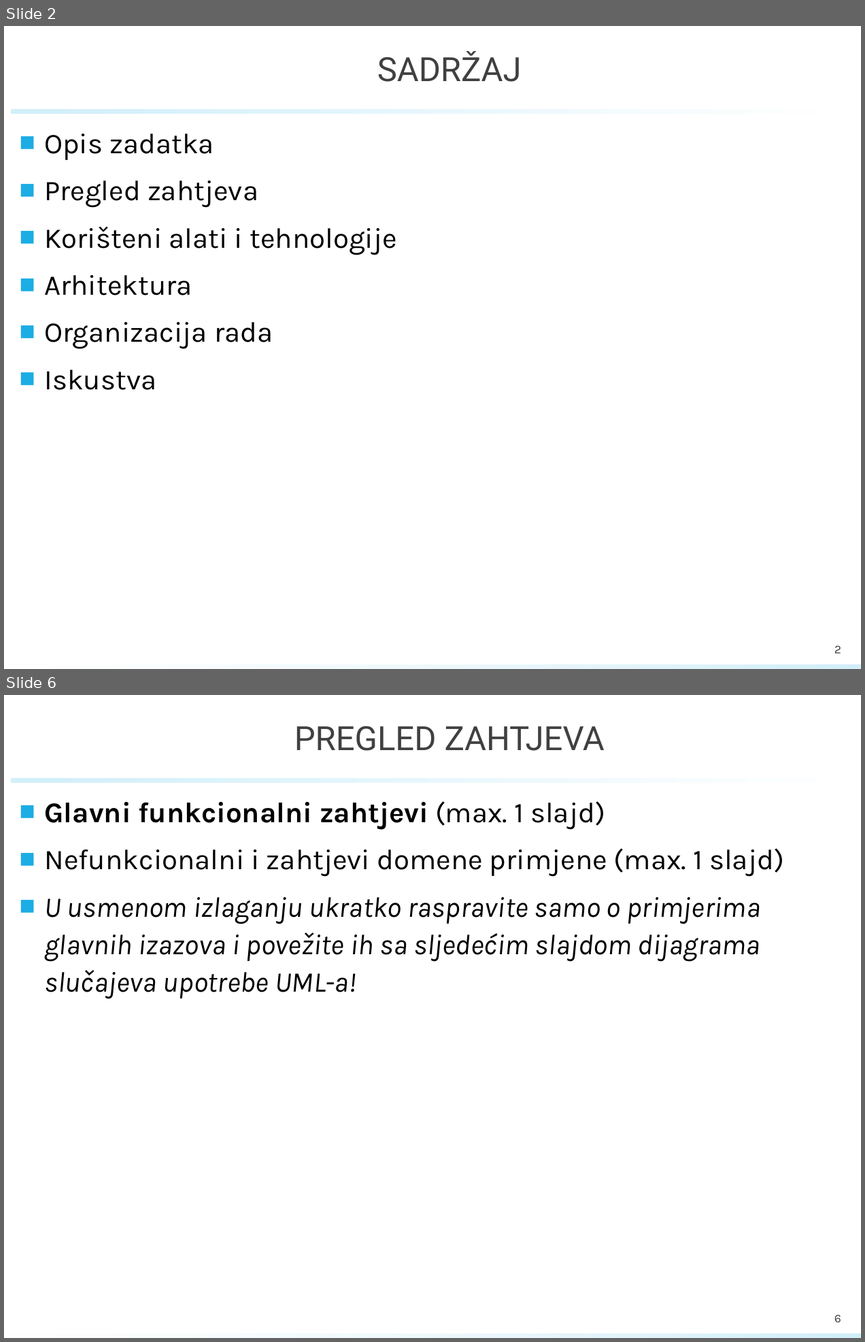
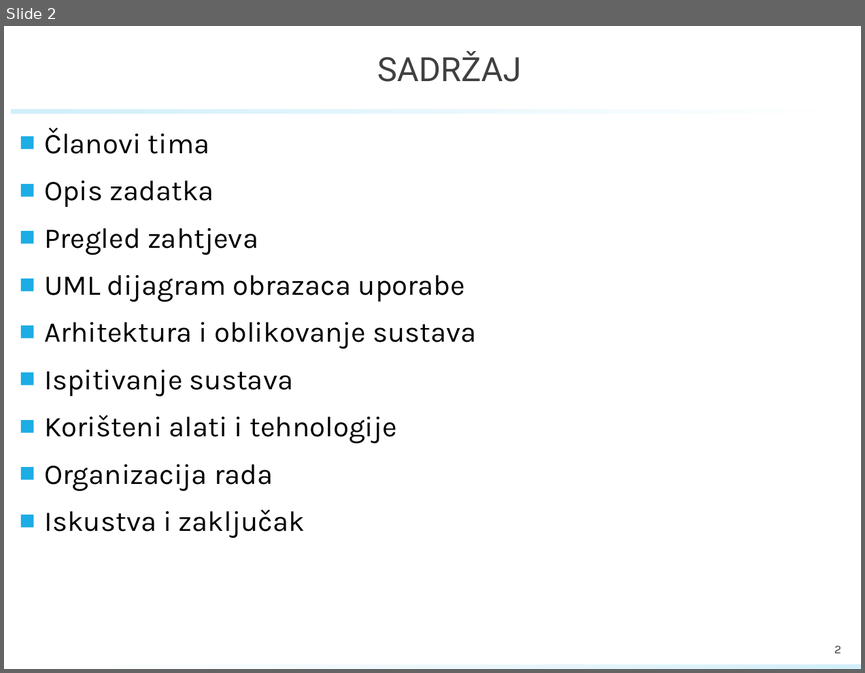
Before and after one commit to rokoKnin/ProgiG03.3_JuliusMeinl, a slide deck: documentation/PROINZ_TG03.3_Bluedilla.pptx. Shown one above the other, each under a label of ours: slides 2 and 6 before the commit, slide 2 after it; the slides between them are not shown. The pictures are 865x1342 and 865x673 pixels, drawn with LibreOffice and Linux fonts; fonts in the diff are those of the drawing; background and template pictures are left out. Boxes give left, top, right and bottom in pixels: in the first picture for what was removed or moved away, otherwise in the second. Text is boxed around its words. In the diff, an @@ line names an element or a change of style, - is before the commit and + after.

```diff
--- a/documentation/PROINZ_TG03.3_Bluedilla.pptx
+++ b/documentation/PROINZ_TG03.3_Bluedilla.pptx
@@ slide 6 removed at <box>4,695,861,1338</box>, background #FFFFFF; not listed: 2 template elements that a slide beside it also shows @@
@@ title removed at <box>294,726,604,751</box> @@
-PREGLED ZAHTJEVA
@@ text removed at <box>44,801,784,999</box> @@
-■ Glavni funkcionalni zahtjevi (max. 1 slajd)
-■ Nefunkcionalni i zahtjevi domene primjene (max. 1 slajd)
-■ U usmenom izlaganju ukratko raspravite samo o primjerima glavnih izazova i povežite ih sa sljedećim slajdom dijagrama slučajeva upotrebe UML-a!
@@ page number removed at <box>834,1314,841,1322</box> @@
-6
@@ slide 2 changed as well @@
@@ text at <box>44,127,210,154</box>: paragraph added @@
+■ Članovi tima
@@ text at <box>44,275,477,397</box>: paragraphs added @@
+■ UML dijagram obrazaca uporabe
+■ Arhitektura i oblikovanje sustava
+■ Ispitivanje sustava
@@ text at <box>44,275,192,295</box>: paragraph removed @@
-■ Arhitektura
@@ text at <box>44,509,305,538</box>: text changed @@
-■ Iskustva
+■ Iskustva i zaključak
```
Also in this commit, not shown: 6 other slides changed, 10 slides added, 6 other slides removed, 2 other files.
